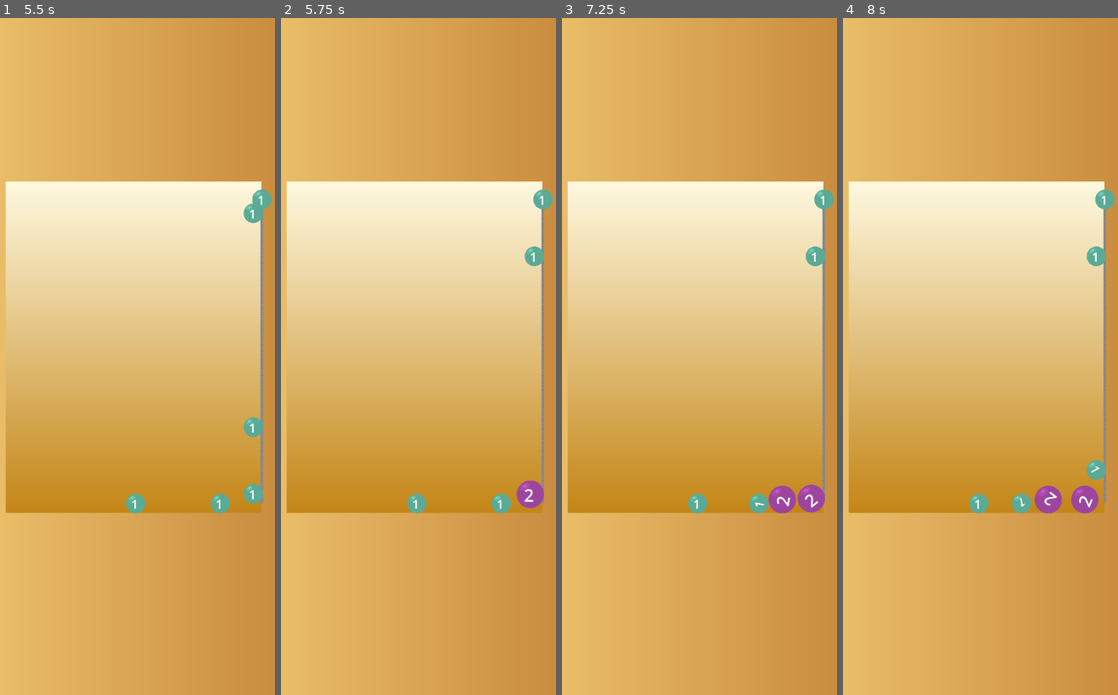
Above: before the commit, frames 1-4 (left to right).
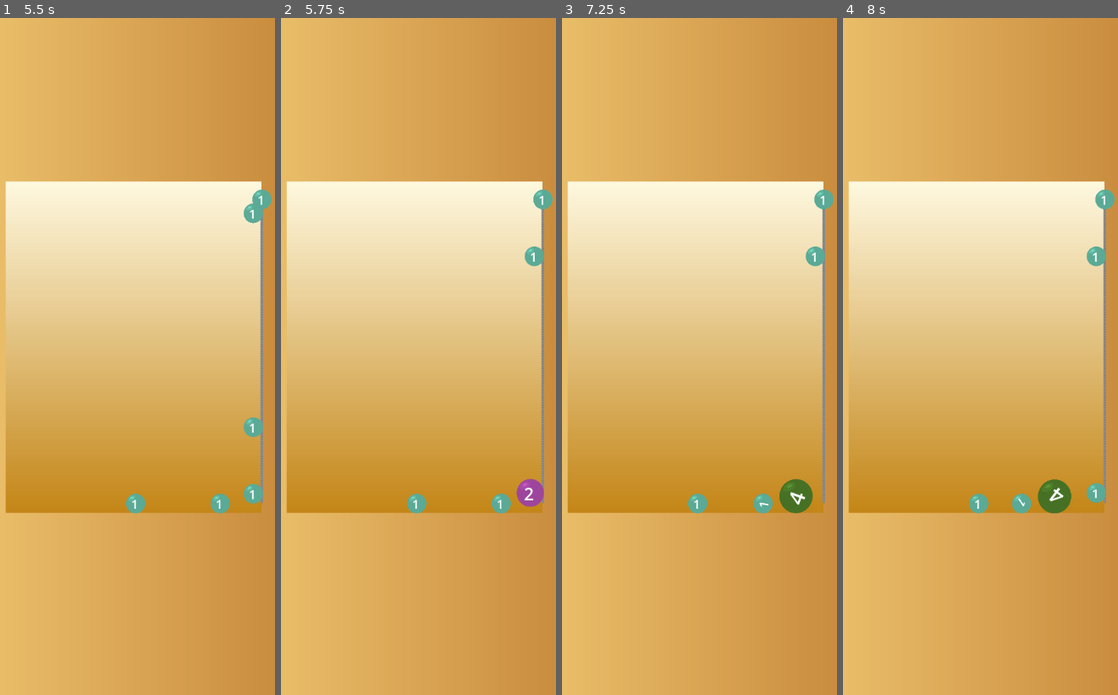
Above: after the commit, the same moments.

Repository: fteppe/ball-2048
Game: Godot game, scene res://MainMap.tscn
Same seed, same stepped clock (60 frames per second), same inputs: the game is played once before the commit and once after it.
Inputs (mouse positions are in pixels of both pictures, inside the frame that each line leads up to):
- Up to frame 1 (5.5 s): tap Enter at 0.5 s; move the mouse to (195, 322) at 0.52 s; click (195, 322) at 0.67 s; move the mouse to (77, 390) at 1.27 s; click (77, 390) at 1.42 s; move the mouse to (162, 207) at 2.02 s; click (162, 207) at 2.17 s; move the mouse to (121, 491) at 2.77 s; click (121, 491) at 2.92 s; move the mouse to (220, 458) at 3.52 s; click (220, 458) at 3.67 s; move the mouse to (49, 254) at 4.27 s; click (49, 254) at 4.42 s; move the mouse to (148, 356) at 5.02 s; click (148, 356) at 5.17 s
- Up to frame 2 (5.75 s): no input
- Up to frame 3 (7.25 s): move the mouse to (652, 187) at 5.77 s; click (652, 187) at 5.92 s; move the mouse to (757, 322) at 6.52 s; click (757, 322) at 6.67 s
- Up to frame 4 (8 s): move the mouse to (920, 390) at 7.27 s; click (920, 390) at 7.42 s

Frame 1 is identical in both runs. In frame 2, 0.1% of the frame differs, in the area x 85-96%, y 68-73%; in frame 3, 0.9%; in frame 4, 1.1%, in the area x 61-96%, y 65-74%.

Commit message:
small improvements when ranking up

Diff:
--- a/ball.gd
+++ b/ball.gd
@@ -3,6 +3,7 @@
 
 @export var rank : int = 1
 @export var rank_colors : Array[Color]
+
 
 var size : int
 var initial_rotation : float
@@ -19,7 +20,8 @@
 	$Visuals/Sprite2D.modulate = rank_colors[clamp(rank - 1, 0 , rank_colors.size())]
 	self.set_mass(radius_from_rank * radius_from_rank)
 
-func rank_up():
+func rank_up(other_ball : Ball):
+	self.global_position = (self.global_position + other_ball.global_position) * 0.5
 	rank += 1
 	update_size_from_rank()
 
@@ -37,10 +39,11 @@
 	pass
 
 
+
 func _on_body_entered(body : Variant):
 	if body is Ball:
 		var ball : Ball = body as Ball
 		if ball.rank == self.rank:
-			rank_up()
+			rank_up(ball)
 			ball.queue_free()
 	pass # Replace with function body.
--- a/ball_spawner.gd
+++ b/ball_spawner.gd
@@ -10,10 +10,6 @@
 	generate_ball()
 	pass # Replace with function body.
 
-# Called every frame. 'delta' is the elapsed time since the previous frame.
-func _process(delta):
-	pass
-
 func generate_ball():
 	if last_dropped_ball:
 		last_dropped_ball.body_entered.disconnect(ball_collided)
@@ -22,7 +18,7 @@
 	self.add_child(held_ball)
 	held_ball.process_mode = Node.PROCESS_MODE_DISABLED
 
-func ball_collided(body):
+func ball_collided(_body):
 	generate_ball()
 
 func _unhandled_input(event):
